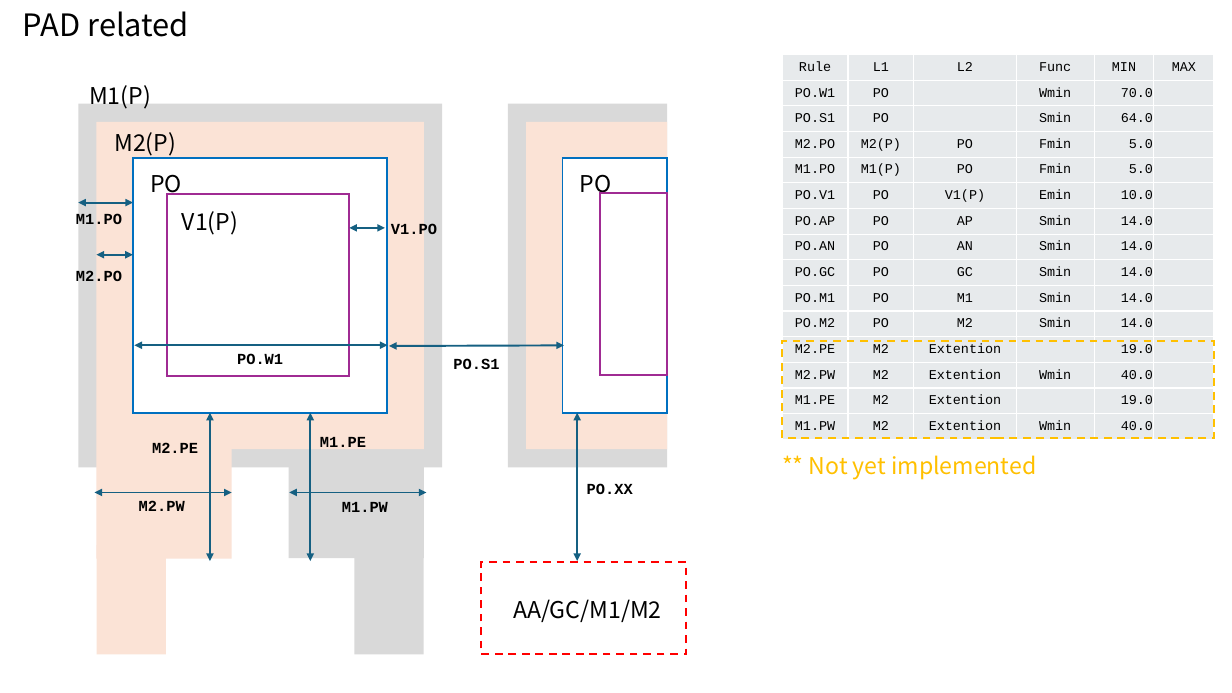
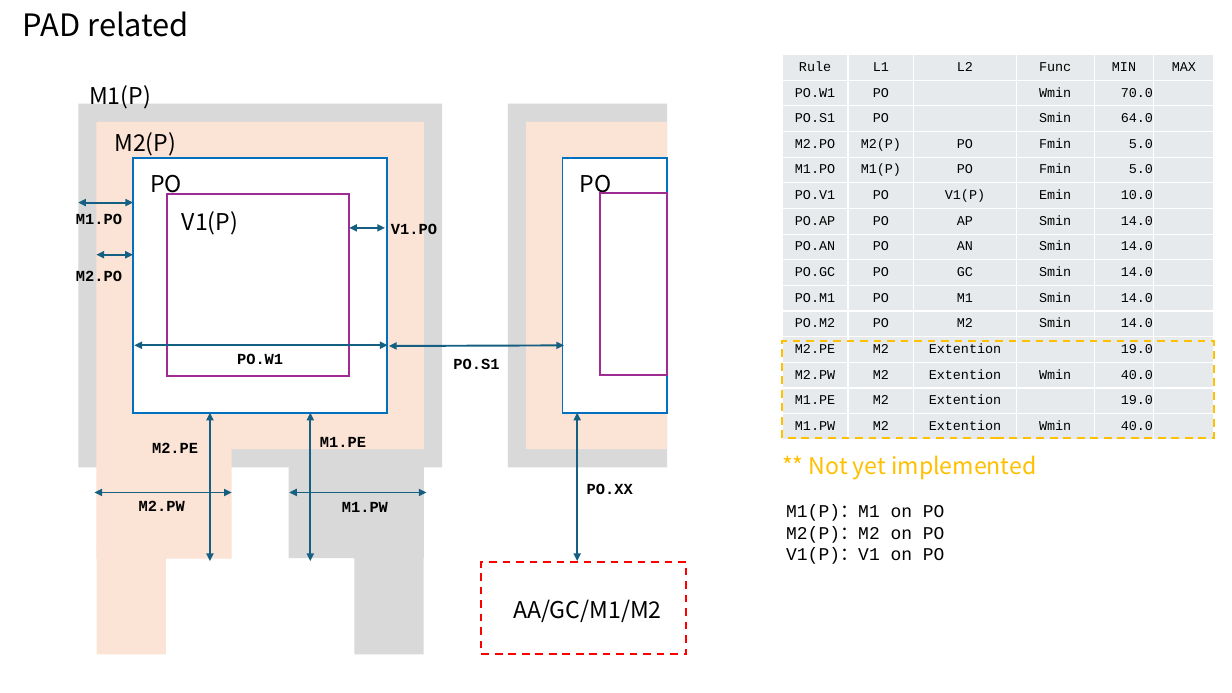
Before and after one commit to d-m-bailey/TR-1um, a slide deck: slide 10 of Document/TR-1um_DRC_summary.pptx. Drawn at 1232x693 pixels with LibreOffice and Linux fonts; fonts in the diff are those of the drawing. Boxes give left, top, right and bottom in pixels: in the first picture for what was removed or moved away, otherwise in the second. Text is boxed around its words. In the diff, an @@ line names an element or a change of style, - is before the commit and + after.

```diff
--- a/Document/TR-1um_DRC_summary.pptx
+++ b/Document/TR-1um_DRC_summary.pptx
@@ text added at bbox=[786, 505, 945, 564], 14 pt, text #000000 @@
+M1(P)：M1 on PO
+M2(P)：M2 on PO
+V1(P)：V1 on PO
```
Also in this commit, not shown: 9 other slides changed, 8 slides removed, 55 other files.
